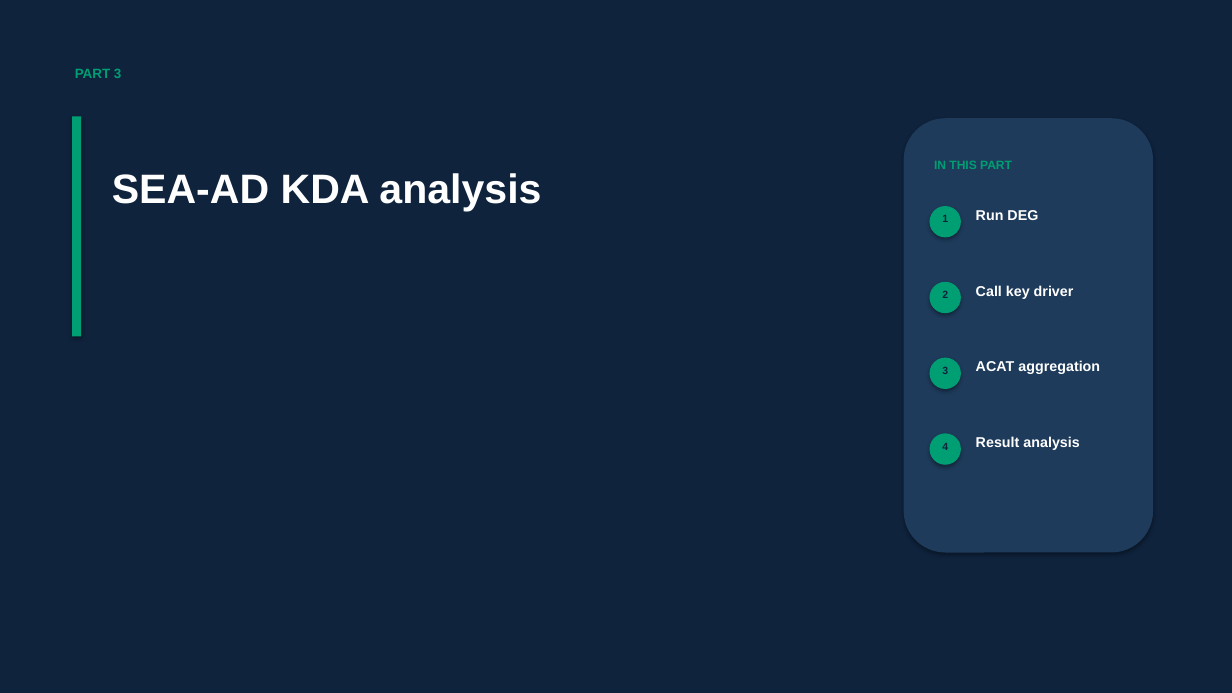
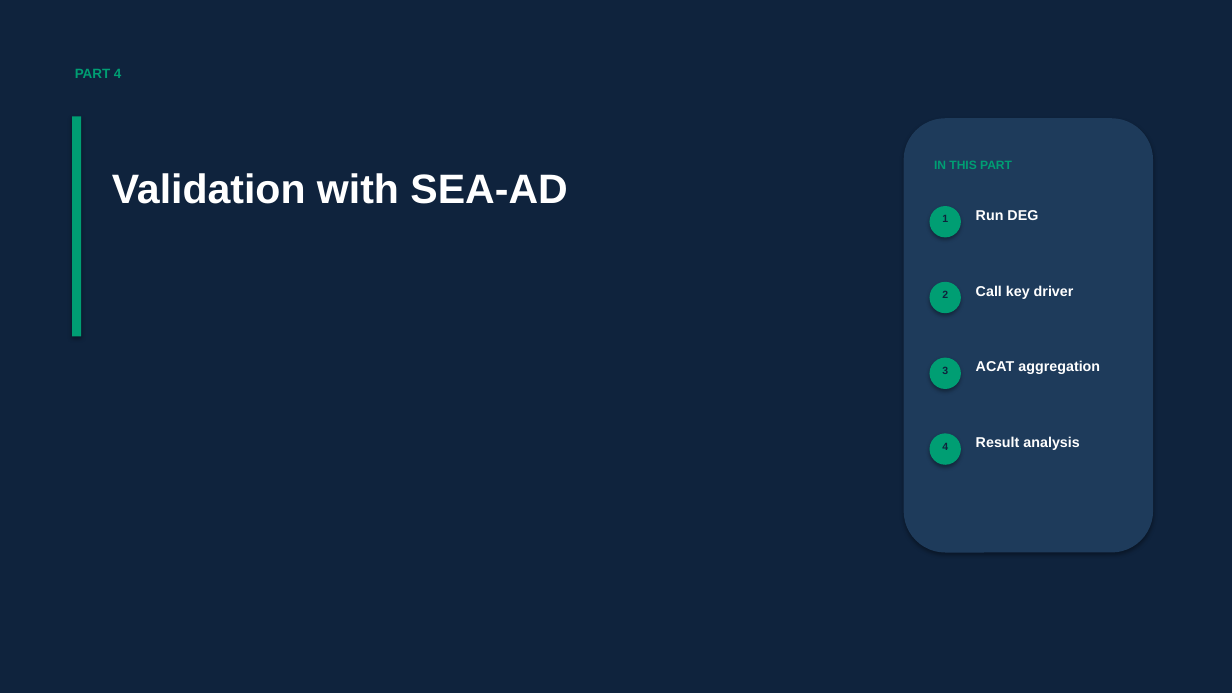
Before and after one commit to ericzhuang2010/alzheimer, a slide deck: slide 27 of docs/presentations/09162026/09162026_sex_apoe_kda_fine_broad.pptx (slide 17 before the commit). Drawn at 1232x693 pixels with LibreOffice and Linux fonts; fonts in the diff are those of the drawing. Boxes give left, top, right and bottom in pixels: in the first picture for what was removed or moved away, otherwise in the second. Text is boxed around its words. In the diff, an @@ line names an element or a change of style, - is before the commit and + after.

```diff
--- a/docs/presentations/09162026/09162026_sex_apoe_kda_fine_broad.pptx
+++ b/docs/presentations/09162026/09162026_sex_apoe_kda_fine_broad.pptx
@@ text at bbox=[75, 69, 121, 78]: text changed @@
-PART 3
+PART 4
@@ text at bbox=[112, 173, 567, 204]: text changed @@
-SEA-AD KDA analysis
+Validation with SEA-AD
```
Also in this commit, not shown: 10 other slides changed, 117 slides added, 30 other files.
